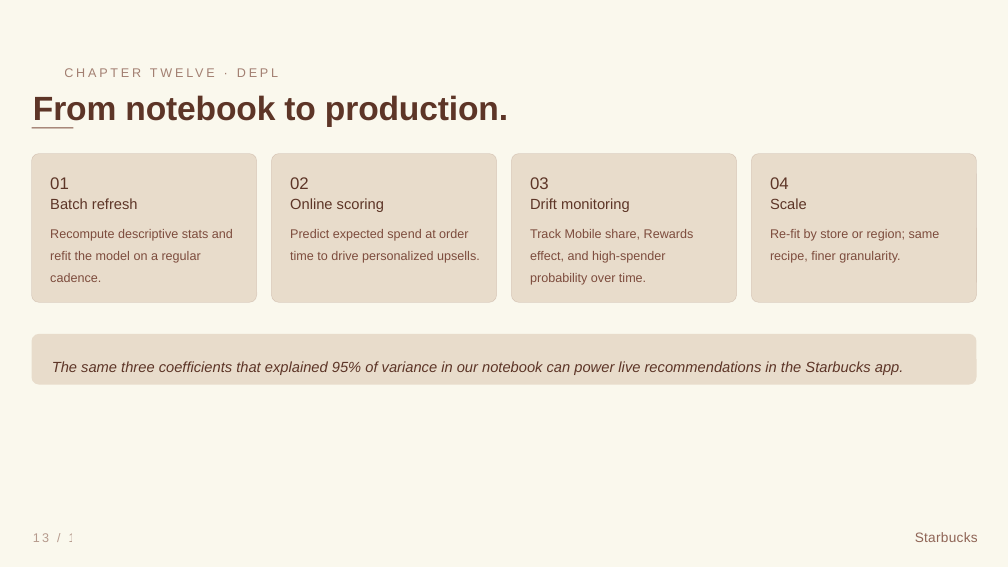
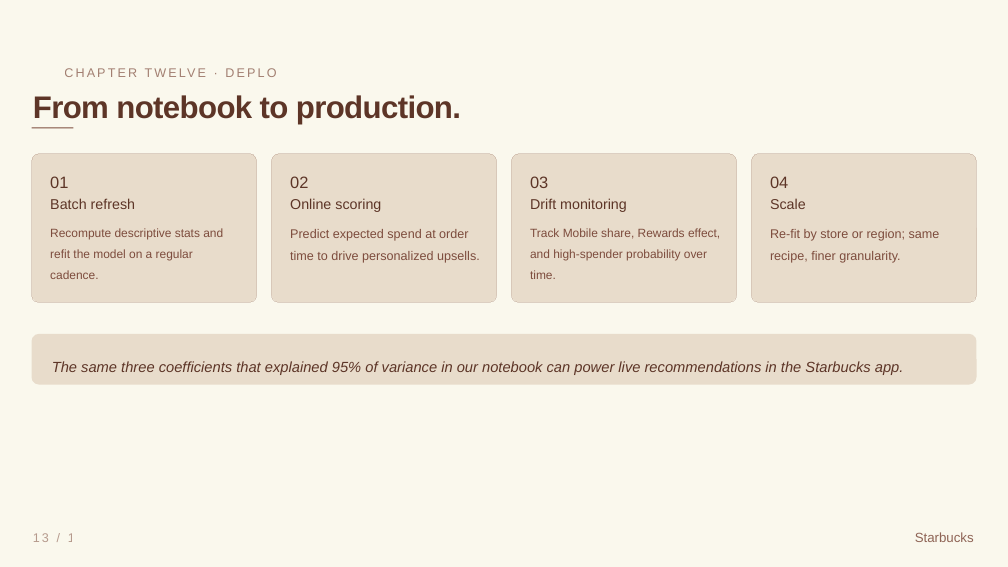
Before and after one commit to NamanSudan/data202-starbucks-analysis, a slide deck: slide 13 of presentation/final-presentation/final-presentation.pptx. Drawn at 1008x567 pixels with LibreOffice and Linux fonts; fonts in the diff are those of the drawing. Boxes give left, top, right and bottom in pixels: in the first picture for what was removed or moved away, otherwise in the second. Text is boxed around its words. In the diff, an @@ line names an element or a change of style, - is before the commit and + after.

```diff
--- a/presentation/final-presentation/final-presentation.pptx
+++ b/presentation/final-presentation/final-presentation.pptx
@@ text "From notebook to production." at (33, 95, 461, 124): size 48 to 44.6 pt, letter spacing -0.2 to -0.9 pt @@
@@ text "CHAPTER TWELVE · DEPLOYMENT" at (63, 63, 398, 80): letter spacing 4 to 3 pt @@
@@ text "01" at (50, 176, 68, 188): size 24 to 23.5 pt @@
@@ text "04" at (770, 176, 788, 188): size 24 to 23.5 pt @@
@@ size 21 to 20.4 pt in 4 elements at (50, 198, 135, 209), (290, 198, 381, 212), (530, 198, 627, 212), (770, 198, 806, 209) @@
@@ text "Recompute descriptive stats and refit ..." at (50, 228, 223, 279): size 18 to 17.1 pt @@
@@ text "Track Mobile share, Rewards effect, ..." at (530, 228, 720, 279): size 18 to 17.1 pt @@
@@ text "13 / 16" at (33, 533, 84, 542): letter spacing 3.2 to 3 pt @@
@@ text "Starbucks" at (915, 532, 974, 542): size 19.5 to 19 pt, letter spacing 0.4 to 0 pt @@
```
Also in this commit, not shown: 15 other slides changed, 2 other files.
